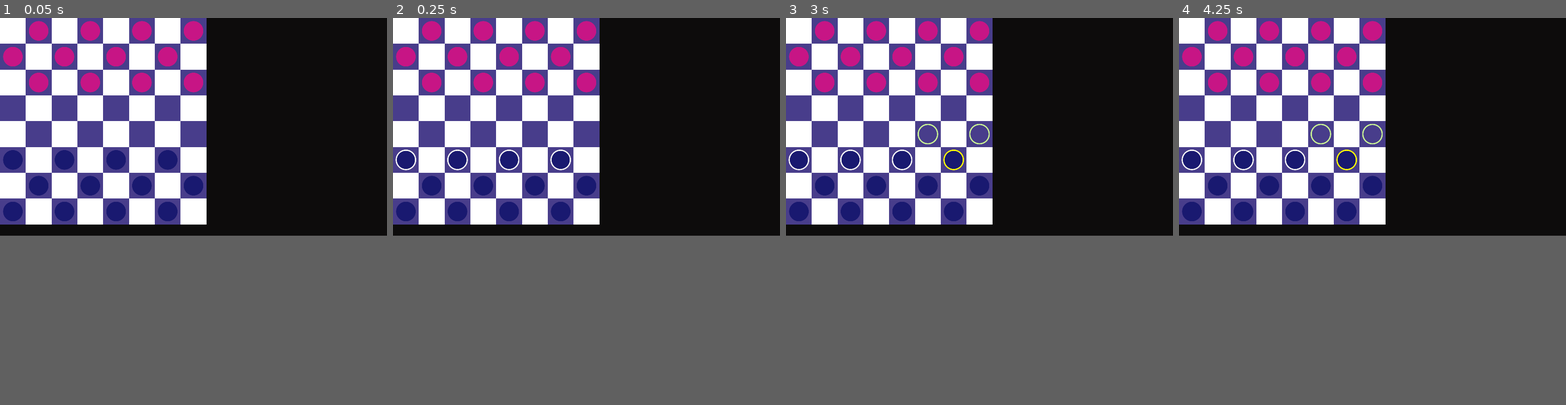
Above: before the commit, frames 1-4 (left to right).
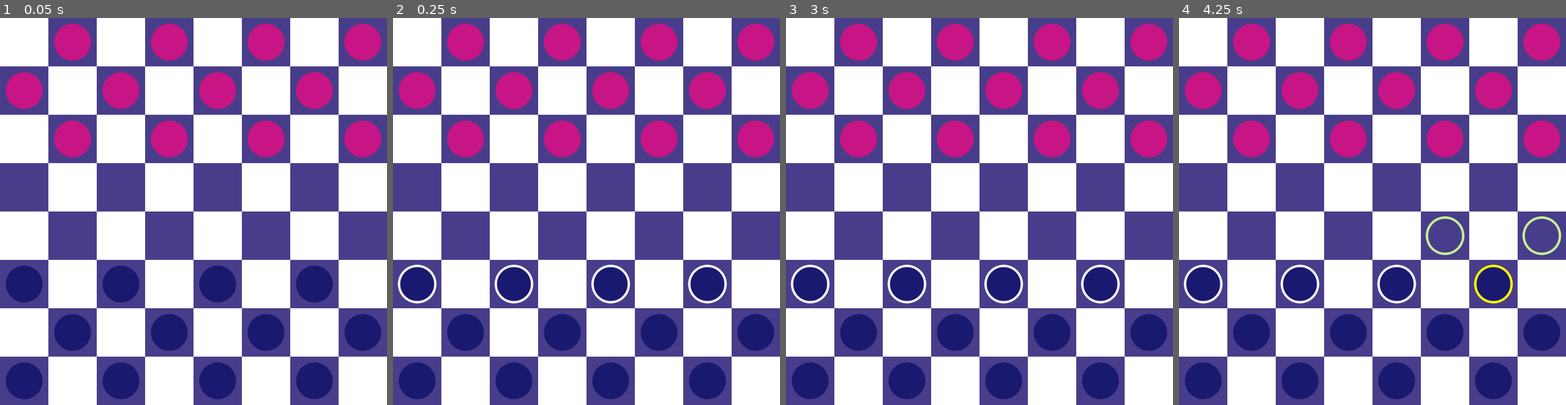
Above: after the commit, the same moments.

Repository: mattsullentrup/godot-checkers
Game: Godot game, scene res://rewrite/level/level.tscn
The game is run twice, just before and just after one commit, with the same random seed, the same clock (stepped at 60 frames per second) and the same inputs.
Inputs (mouse positions are in pixels of both pictures, inside the frame that each line leads up to):
- Up to frame 1 (0.05 s): no input
- Up to frame 2 (0.25 s): no input
- Up to frame 3 (3 s): tap Enter at 0.5, 2 s; move the mouse to (1064, 114) at 0.52 s; press the mouse at (1064, 114) at 0.53 s; tap Space at 1.25, 2.75 s; move the mouse to (902, 137) at 1.27 s; release the mouse at (902, 137) at 1.28 s; right-click (902, 137) at 1.35 s; click (902, 137) at 1.42 s; move the mouse to (1018, 79) at 2.02 s; press the mouse at (1018, 79) at 2.03 s; move the mouse to (960, 168) at 2.77 s; release the mouse at (960, 168) at 2.78 s; right-click (960, 168) at 2.85 s; click (960, 168) at 2.92 s
- Up to frame 4 (4.25 s): tap Enter at 3.5 s; move the mouse to (1488, 161) at 3.52 s; press the mouse at (1488, 161) at 3.53 s
The window is 800x450 before the commit and 800x800 after it. Grey fills any space a smaller window leaves; there, only what the larger window draws over its background counts as a difference.

The runs differ from the first frame. In frame 1, 67% of the frame differs, in the area x 0-100%, y 0-100%; in frame 2, 67%; in frame 3, 67%; in frame 4, 67%.

Commit message:
Create web build

Diff:
--- a/9_10_24_checkers/project.godot
+++ b/9_10_24_checkers/project.godot
@@ -23,10 +23,8 @@
 
 [display]
 
-window/size/viewport_width=1920
-window/size/viewport_height=1080
-window/size/mode=4
-window/stretch/mode="canvas_items"
+window/size/viewport_width=1024
+window/size/viewport_height=1024
 
 [file_customization]
 
Not shown, added: builds/web.zip
Not shown, added: builds/web/9_10_24_checkers.apple-touch-icon.png
Not shown, added: builds/web/9_10_24_checkers.audio.worklet.js
Not shown, added: builds/web/9_10_24_checkers.icon.png
Not shown, added: builds/web/9_10_24_checkers.js
Not shown, added: builds/web/9_10_24_checkers.pck
Not shown, added: builds/web/9_10_24_checkers.png
Not shown, added: builds/web/9_10_24_checkers.wasm
Not shown, added: builds/web/index.html
